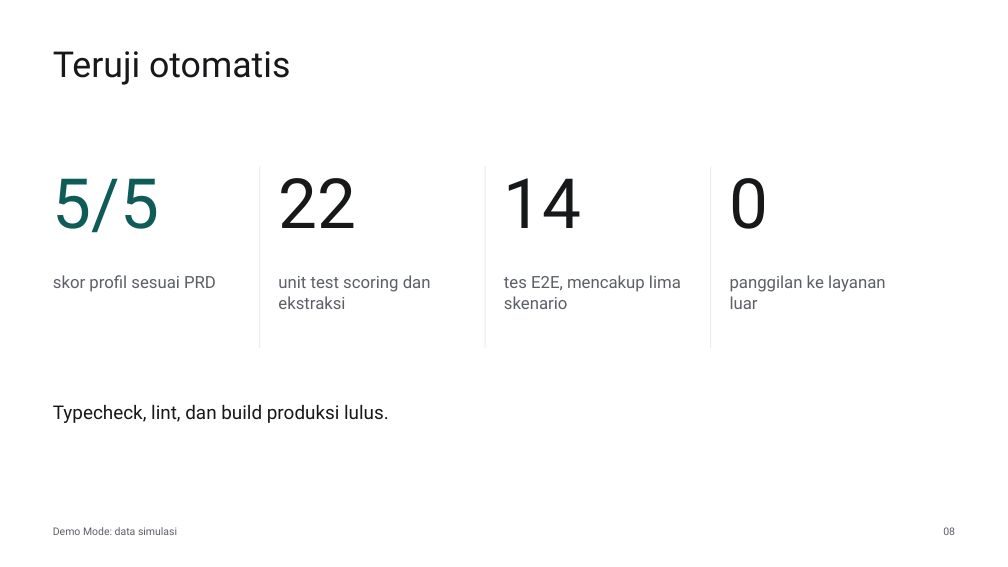
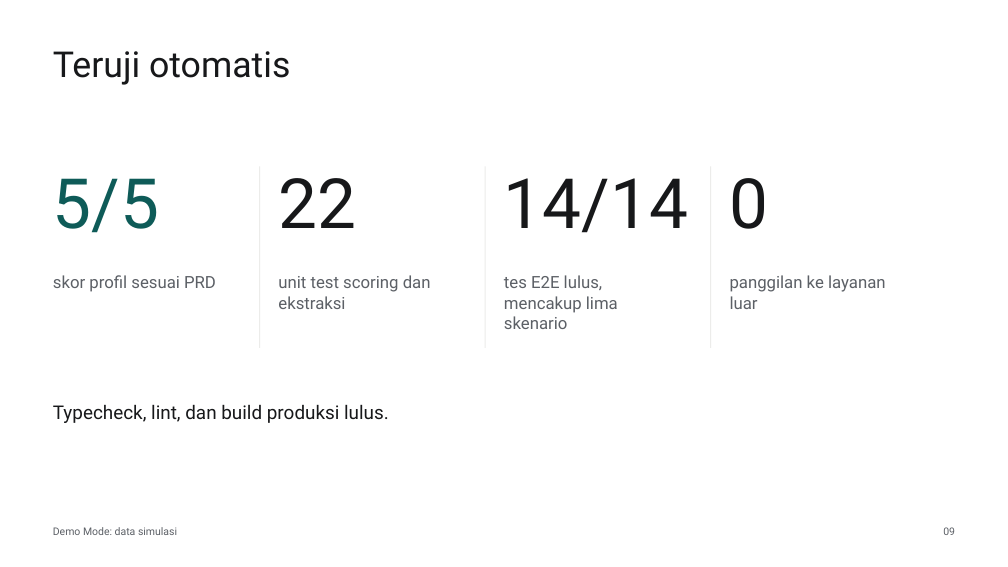
Before and after one commit to hartono0297/credit-score, a slide deck: slide 9 of 04_presentation/presentation.pptx (slide 8 before the commit). Drawn at 1008x567 pixels with LibreOffice and Linux fonts; fonts in the diff are those of the drawing. Boxes give left, top, right and bottom in pixels: in the first picture for what was removed or moved away, otherwise in the second. Text is boxed around its words. In the diff, an @@ line names an element or a change of style, - is before the commit and + after.

```diff
--- a/04_presentation/presentation.pptx
+++ b/04_presentation/presentation.pptx
@@ text at [504,178,688,233]: text changed @@
-14
+14/14
@@ text at [504,275,618,329]: text changed @@
-tes E2E, mencakup lima skenario
+tes E2E lulus, mencakup lima skenario
```
Also in this commit, not shown: 1 other slide changed, 1 slide added, 8 other files.
